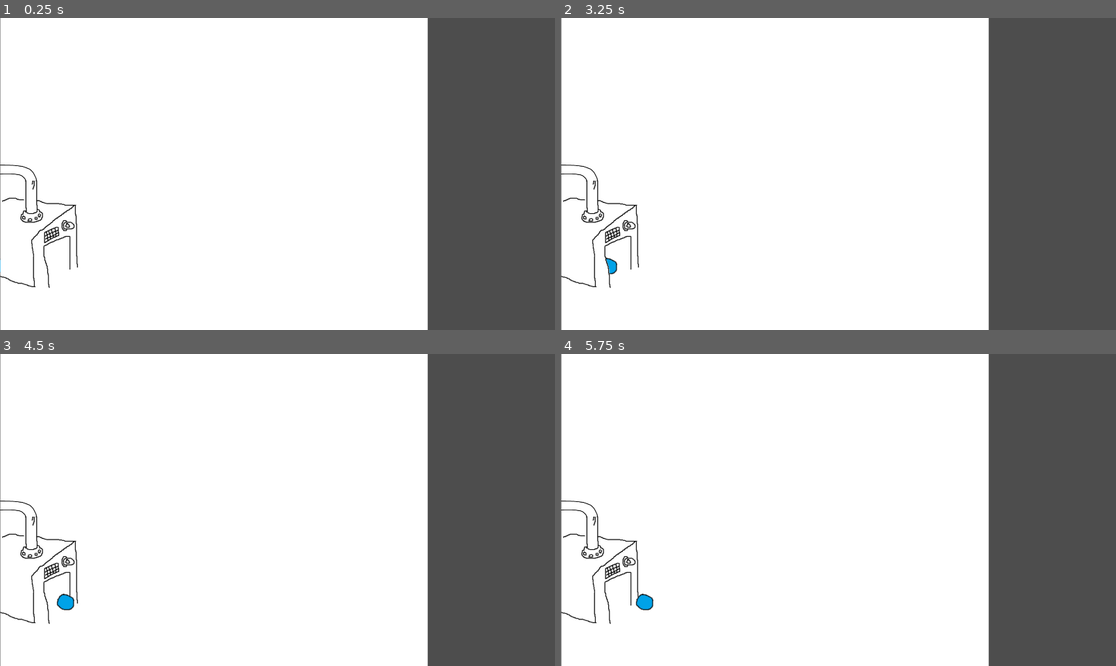
Above: before the commit, frames 1-4 (two rows, left to right).
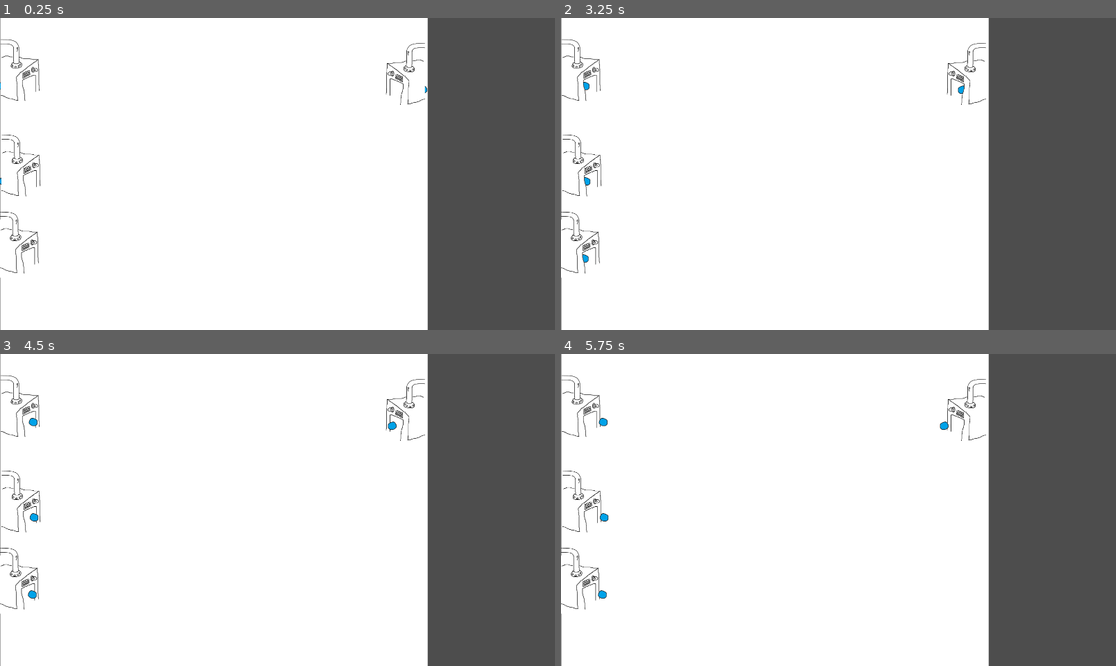
Above: after the commit, the same moments.

Repository: Codi-Cuinat/triangle-factory-game
Game: Godot game, scene res://Main.tscn
Two runs of this game, one before a commit and one after it. Both use one fixed random seed, a clock stepped at 60 frames per second and the inputs below.
Inputs:
- Up to frame 1 (0.25 s): no input
- Up to frame 2 (3.25 s): tap Enter at 0.5, 2 s; tap Space at 1.25, 2.75 s
- Up to frame 3 (4.5 s): no input
- Up to frame 4 (5.75 s): tap Enter at 5 s

The runs differ from the first frame. In frame 1, 1.5% of the frame differs, in the area x 0-77%, y 6-87%; in frame 2, 1.6%; in frame 3, 1.7%; in frame 4, 1.7%.

Commit message:
feat: abstract generator

Diff:
--- /dev/null
+++ b/Generador.tscn
@@ -0,0 +1,23 @@
+[gd_scene load_steps=5 format=3 uid="uid://uicnig00gdnr"]
+
+[ext_resource type="Texture2D" uid="uid://bl5ml4uuwiabv" path="res://Assets/Generador Int.png" id="1_8q5mt"]
+[ext_resource type="Script" path="res://generador.gd" id="1_hx1mx"]
+[ext_resource type="PackedScene" uid="uid://dd3eb2e1csd0q" path="res://pieces/circle.tscn" id="2_0cxu1"]
+[ext_resource type="Texture2D" uid="uid://bn3048k1tyqed" path="res://Assets/Generador Ext.png" id="2_wydgp"]
+
+[node name="Generador" type="Node2D"]
+script = ExtResource("1_hx1mx")
+piece_scene = Array[PackedScene]([ExtResource("2_0cxu1")])
+
+[node name="SpawnPoint" type="Node2D" parent="."]
+position = Vector2(0, 322)
+
+[node name="GeneradorInt" type="Sprite2D" parent="."]
+position = Vector2(359, 227)
+texture = ExtResource("1_8q5mt")
+
+[node name="PiecesGroup" type="Node2D" parent="."]
+
+[node name="GeneradorExt" type="Sprite2D" parent="."]
+position = Vector2(87, 361)
+texture = ExtResource("2_wydgp")
--- a/GeneradorExt.tscn
+++ /dev/null
@@ -1,9 +0,0 @@
-[gd_scene load_steps=2 format=3 uid="uid://dmeqr58a8ctj1"]
-
-[ext_resource type="Texture2D" uid="uid://bn3048k1tyqed" path="res://Assets/Generador Ext.png" id="2_wydgp"]
-
-[node name="Node" type="Node2D"]
-
-[node name="GeneradorExt" type="Sprite2D" parent="."]
-position = Vector2(87, 361)
-texture = ExtResource("2_wydgp")
--- a/GeneradorInt.tscn
+++ /dev/null
@@ -1,9 +0,0 @@
-[gd_scene load_steps=2 format=3 uid="uid://dcgru03krrarx"]
-
-[ext_resource type="Texture2D" uid="uid://bl5ml4uuwiabv" path="res://Assets/Generador Int.png" id="1_8q5mt"]
-
-[node name="Node" type="Node2D"]
-
-[node name="GeneradorInt" type="Sprite2D" parent="."]
-position = Vector2(358, 227)
-texture = ExtResource("1_8q5mt")
--- a/Main.tscn
+++ b/Main.tscn
@@ -1,10 +1,7 @@
-[gd_scene load_steps=6 format=3 uid="uid://c5c23c38alwgc"]
+[gd_scene load_steps=3 format=3 uid="uid://c5c23c38alwgc"]
 
 [ext_resource type="Texture2D" uid="uid://cg7kga8bd6ffg" path="res://Assets/Layer 1.png" id="1_hkfj6"]
-[ext_resource type="PackedScene" uid="uid://dmeqr58a8ctj1" path="res://GeneradorExt.tscn" id="2_bnp1n"]
-[ext_resource type="Script" path="res://generador.gd" id="3_i6wno"]
-[ext_resource type="PackedScene" uid="uid://dcgru03krrarx" path="res://GeneradorInt.tscn" id="3_wklqc"]
-[ext_resource type="PackedScene" uid="uid://dd3eb2e1csd0q" path="res://pieces/circle.tscn" id="4_3hkbh"]
+[ext_resource type="PackedScene" uid="uid://uicnig00gdnr" path="res://Generador.tscn" id="3_wklqc"]
 
 [node name="Node2D" type="Node"]
 
@@ -13,12 +10,18 @@
 texture = ExtResource("1_hkfj6")
 metadata/_edit_lock_ = true
 
-[node name="Generador1Int" parent="." instance=ExtResource("3_wklqc")]
-position = Vector2(1, 508)
-script = ExtResource("3_i6wno")
-spawn_point = Vector2(0, 350)
-piece_scene = Array[PackedScene]([ExtResource("4_3hkbh")])
+[node name="Generador" parent="." instance=ExtResource("3_wklqc")]
+position = Vector2(2, 74)
+scale = Vector2(0.5, 0.5)
 
-[node name="PiecesGroup" type="Node2D" parent="Generador1Int"]
+[node name="Generador2" parent="." instance=ExtResource("3_wklqc")]
+position = Vector2(1470, 87)
+scale = Vector2(-0.5, 0.5)
 
-[node name="Generador1Ext" parent="Generador1Int" instance=ExtResource("2_bnp1n")]
+[node name="Generador3" parent="." instance=ExtResource("3_wklqc")]
+position = Vector2(-1, 671)
+scale = Vector2(0.5, 0.5)
+
+[node name="Generador4" parent="." instance=ExtResource("3_wklqc")]
+position = Vector2(5, 404)
+scale = Vector2(0.5, 0.5)
--- /dev/null
+++ b/cinta.tscn
@@ -0,0 +1,26 @@
+[gd_scene load_steps=3 format=3 uid="uid://d1h2ktrb28qe2"]
+
+[ext_resource type="Texture2D" uid="uid://lx34xo7dqhmp" path="res://Assets/Cinta Int.png" id="1_754f4"]
+[ext_resource type="Texture2D" uid="uid://dcqcxipu4ktw7" path="res://Assets/Cinta Ext.png" id="2_0dqv4"]
+
+[node name="Cinta" type="Node2D"]
+
+[node name="Cinta int" type="Sprite2D" parent="."]
+position = Vector2(295, 260)
+texture = ExtResource("1_754f4")
+
+[node name="Cinta ext" type="Sprite2D" parent="."]
+position = Vector2(459, 316)
+texture = ExtResource("2_0dqv4")
+
+[node name="Pos0" type="Node2D" parent="."]
+position = Vector2(-34, 187)
+
+[node name="Pos1" type="Node2D" parent="."]
+position = Vector2(412, 225)
+
+[node name="Pos2" type="Node2D" parent="."]
+position = Vector2(473, 275)
+
+[node name="Pos3" type="Node2D" parent="."]
+position = Vector2(478, 351)
--- a/generador.gd
+++ b/generador.gd
@@ -1,13 +1,12 @@
 extends Node2D
 
-@export var spawn_point: Vector2
 @export var piece_scene: Array[PackedScene]
 
 
 func spawn_piece():
 	var p = piece_scene[0].instantiate()
 	$PiecesGroup.add_child(p)
-	p.position = spawn_point
+	p.position = $SpawnPoint.position
 
 
 # Called when the node enters the scene tree for the first time.
